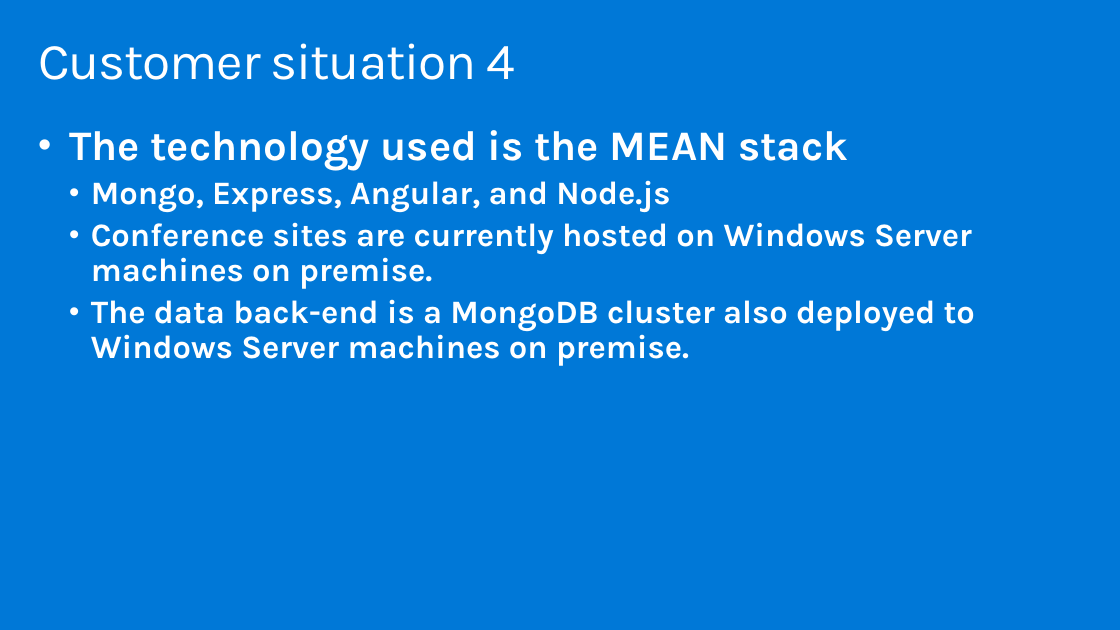
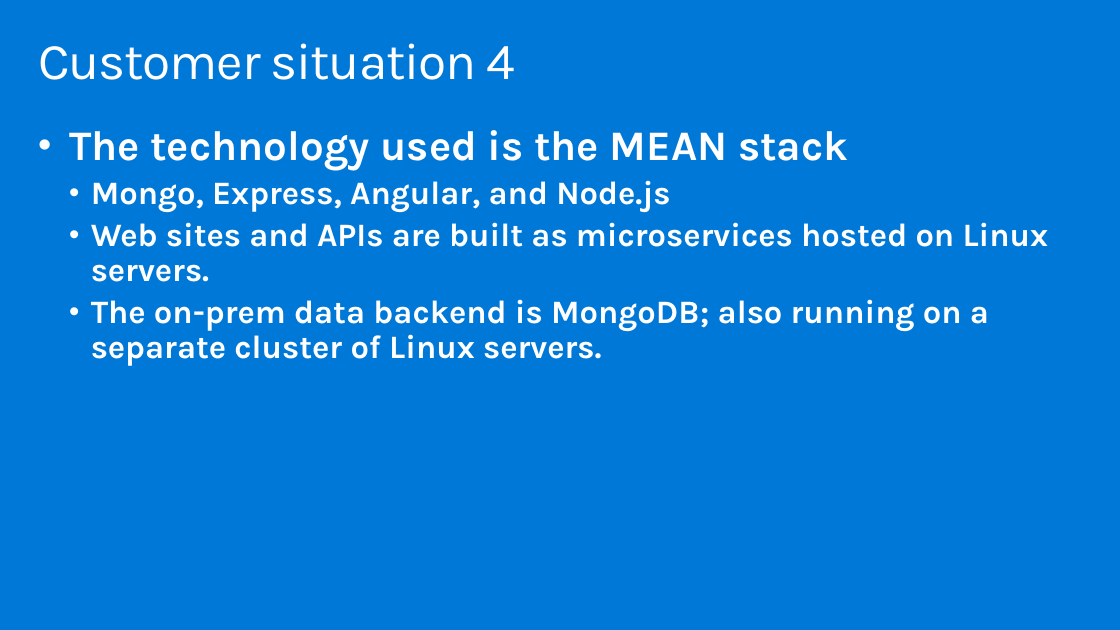
Before and after one commit to watson-enlighten/MCW-Cloud-native-applications, a slide deck: slide 7 of Whiteboard design session/WDS trainer presentation - Cloud-native applications.pptx. Drawn at 1120x630 pixels with LibreOffice and Linux fonts; fonts in the diff are those of the drawing. Boxes give left, top, right and bottom in pixels: in the first picture for what was removed or moved away, otherwise in the second. Text is boxed around its words. In the diff, an @@ line names an element or a change of style, - is before the commit and + after.

```diff
--- a/Whiteboard design session/WDS trainer presentation - Cloud-native applications.pptx
+++ b/Whiteboard design session/WDS trainer presentation - Cloud-native applications.pptx
@@ text at box(91, 222, 1049, 366): text changed @@
-  • Conference sites are currently hosted on Windows Server machines on premise.
-  • The data back-end is a MongoDB cluster also deployed to Windows Server machines on premise.
+  • Web sites and APIs are built as microservices hosted on Linux servers.
+  • The on-prem data backend is MongoDB; also running on a separate cluster of Linux servers.
```
Also in this commit, not shown: 2 other slides changed, 2 other files.
